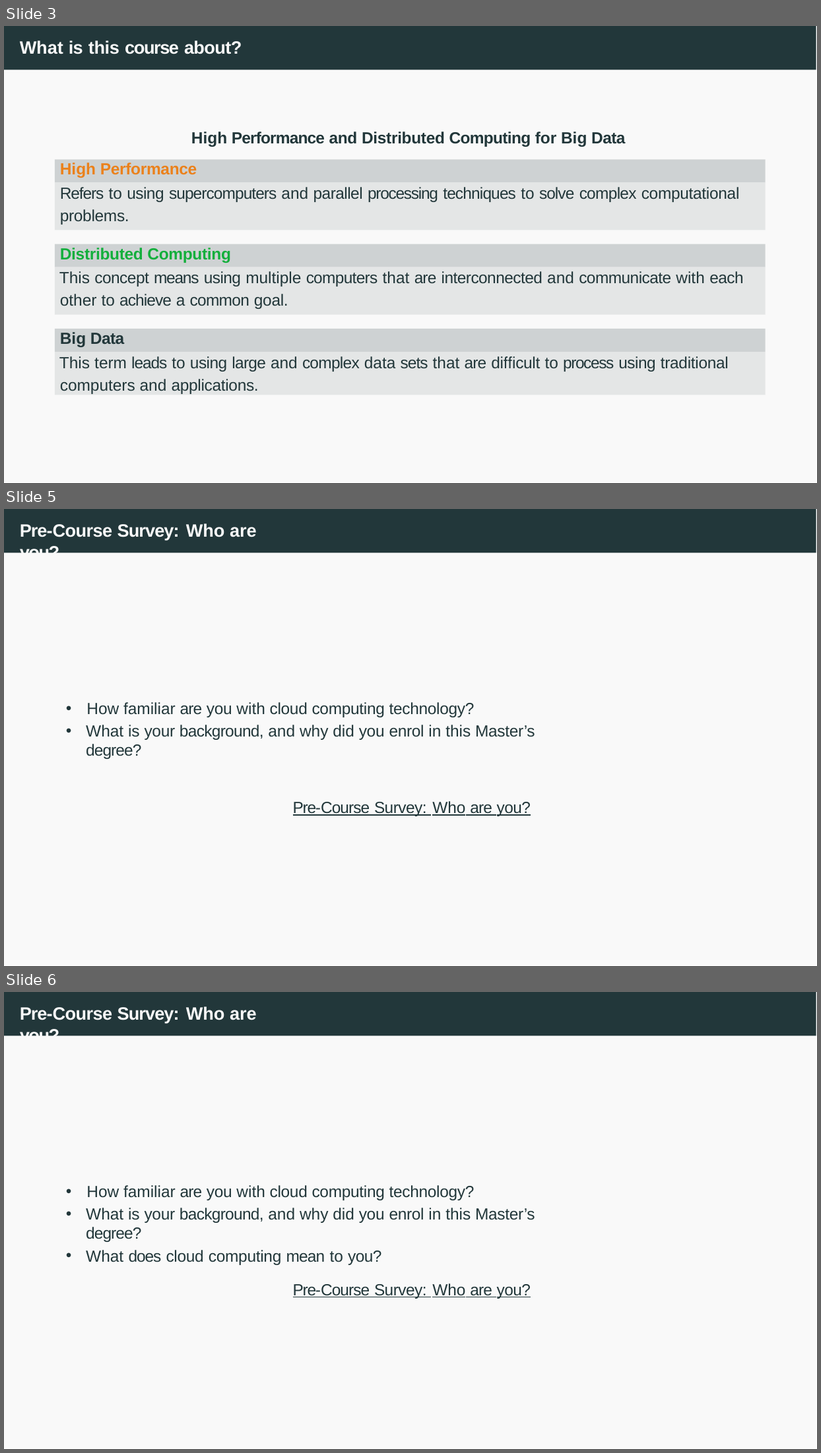
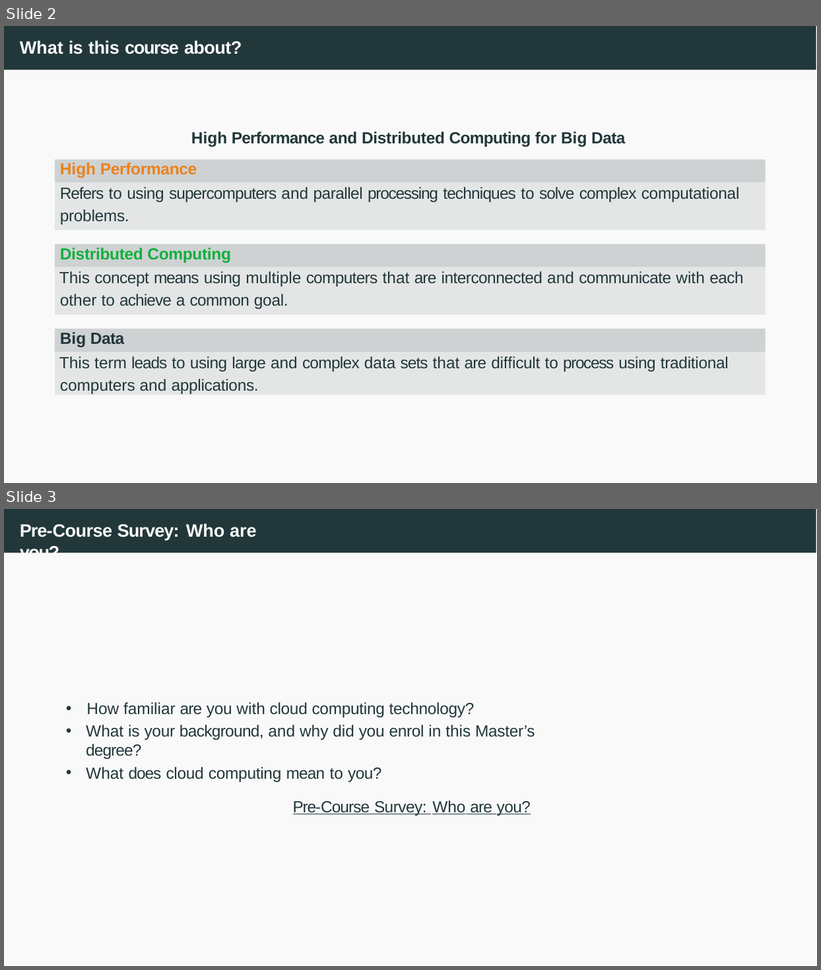
Before and after one commit to francescsolsonatehas/HPDCB, a slide deck: src/slides/Session 1 and 2 - Introduction to Cloud Computing + Github Pages-2026.pptx. Shown one above the other, each under a label of ours: slides 3, 5 and 6 before the commit, slides 2 and 3 after it; the slides between them are not shown. The pictures are 821x1453 and 821x970 pixels, drawn with LibreOffice and Linux fonts; fonts in the diff are those of the drawing. Boxes give left, top, right and bottom in pixels: in the first picture for what was removed or moved away, otherwise in the second. Text is boxed around its words. In the diff, an @@ line names an element or a change of style, - is before the commit and + after.

```diff
--- a/src/slides/Session 1 and 2 - Introduction to Cloud Computing + Github Pages-2026.pptx
+++ b/src/slides/Session 1 and 2 - Introduction to Cloud Computing + Github Pages-2026.pptx
@@ slide 5 removed at (4, 509, 817, 966), background #FFFFFF; not listed: 2 template elements that a slide beside it also shows @@
@@ title removed at (20, 524, 257, 553) @@
-Pre-Course Survey: Who are you?
@@ text removed at (86, 702, 535, 817) @@
-• How familiar are you with cloud computing technology?
-• What is your background, and why did you enrol in this Master’s degree?
-Pre-Course Survey: Who are you?
@@ what was slide 3 is now slide 2 @@
@@ what was slide 6 is now slide 3 @@
```
Also in this commit, not shown: 3 slides changed, 4 other slides removed, 3 other files.
